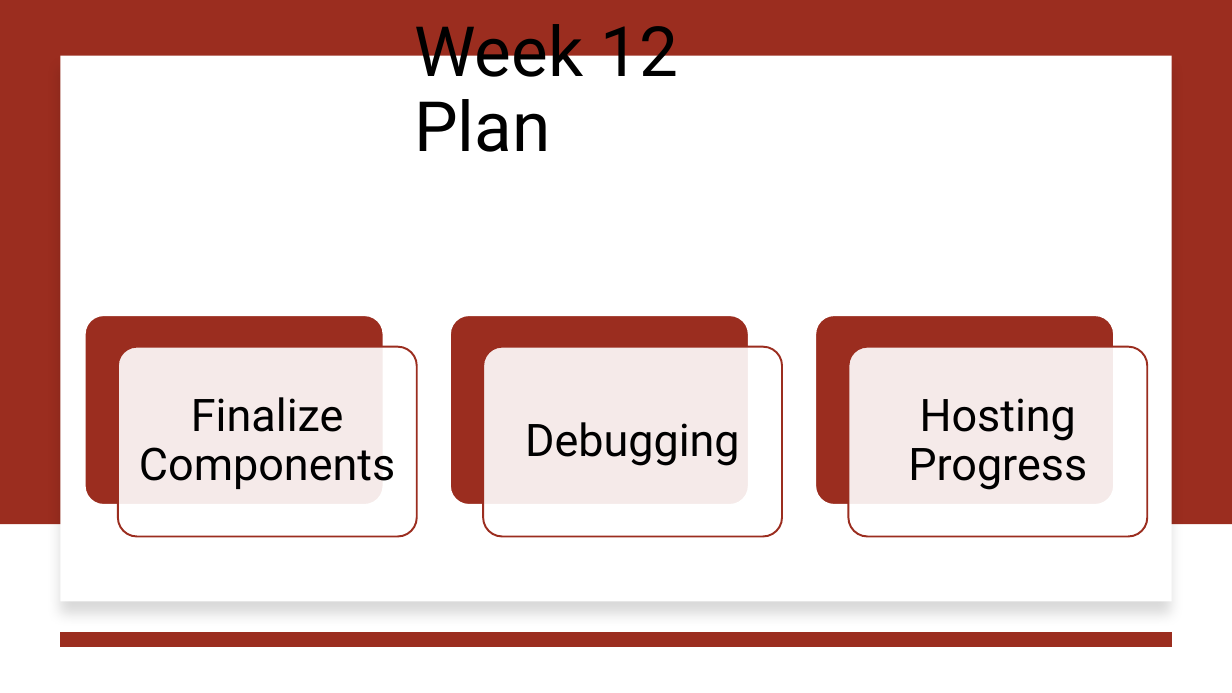
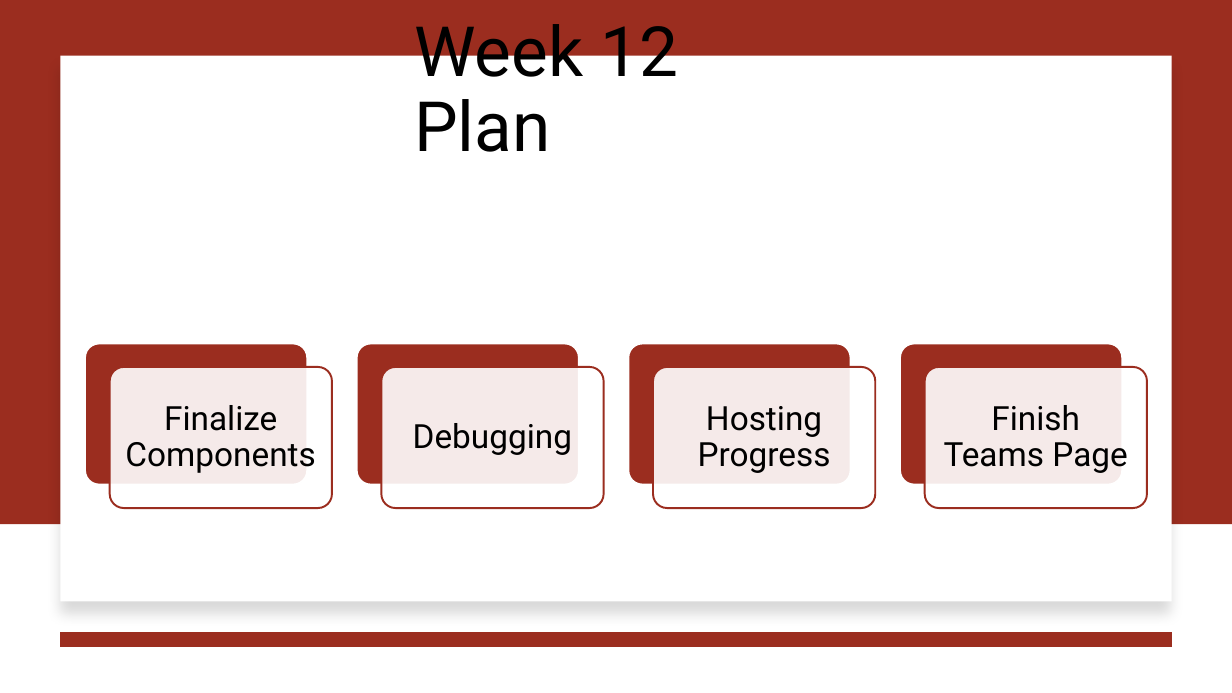
Before and after one commit to jjdeuce06/VulcanActivityTracker, a slide deck: slide 9 of Documentation/Weekly Report/week11/CMSC-4920-Week11-Group2.pptx. Drawn at 1232x693 pixels with LibreOffice and Linux fonts; fonts in the diff are those of the drawing. Boxes give left, top, right and bottom in pixels: in the first picture for what was removed or moved away, otherwise in the second. Text is boxed around its words. In the diff, an @@ line names an element or a change of style, - is before the commit and + after.

```diff
--- a/Documentation/Weekly Report/week11/CMSC-4920-Week11-Group2.pptx
+++ b/Documentation/Weekly Report/week11/CMSC-4920-Week11-Group2.pptx
@@ rounded rectangle: place and size @@
-rounded rectangle at [85,315,384,505]
+rounded rectangle at [85,344,308,485]
@@ rounded rectangle: place and size @@
-rounded rectangle at [450,315,749,505]
+rounded rectangle at [357,344,579,485]
@@ rounded rectangle added at [628,344,851,485], fill #9B2D1F, outline #FFFFFF 1.5 pt @@
@@ rounded rectangle: place and size @@
-rounded rectangle at [815,315,1114,505]
+rounded rectangle at [900,344,1123,485]
@@ rounded rectangle: place and size @@
-rounded rectangle at [118,347,417,536]
+rounded rectangle at [110,367,333,508]
@@ text "Finalize Components": place and size @@
-text "Finalize Components" at [139,397,395,489]
+text "Finalize Components" at [125,405,315,473]
@@ rounded rectangle added at [382,367,604,508], fill #FFFFFF at 90% opacity, outline #9B2D1F 1.5 pt @@
@@ text "Debugging": place and size @@
-text "Debugging" at [525,422,740,466]
+text "Debugging" at [413,423,572,455]
@@ rounded rectangle: place and size @@
-rounded rectangle at [483,347,782,536]
+rounded rectangle at [653,367,876,508]
@@ size 35 to 26 pt; less space between paragraphs in 3 elements at [125,405,315,473], [413,423,572,455], [698,406,831,473] @@
@@ text "Hosting Progress": place and size @@
-text "Hosting Progress" at [908,398,1087,490]
+text "Hosting Progress" at [698,406,831,473]
@@ rounded rectangle: place and size @@
-rounded rectangle at [848,347,1147,536]
+rounded rectangle at [925,367,1148,508]
@@ text added at [944,405,1127,473], 26 pt, text #000000 @@
+Finish Teams Page
```
Also in this commit, not shown: 2 other slides changed, 1 other file.
